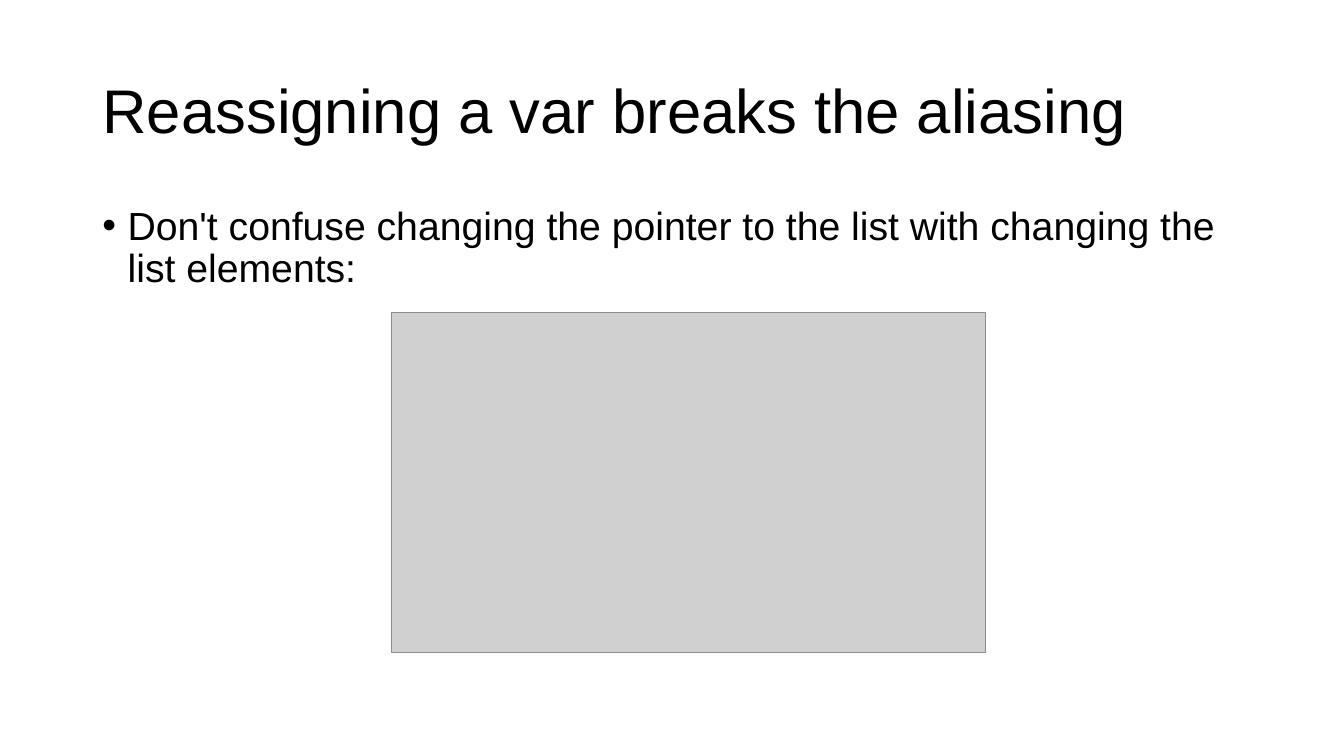
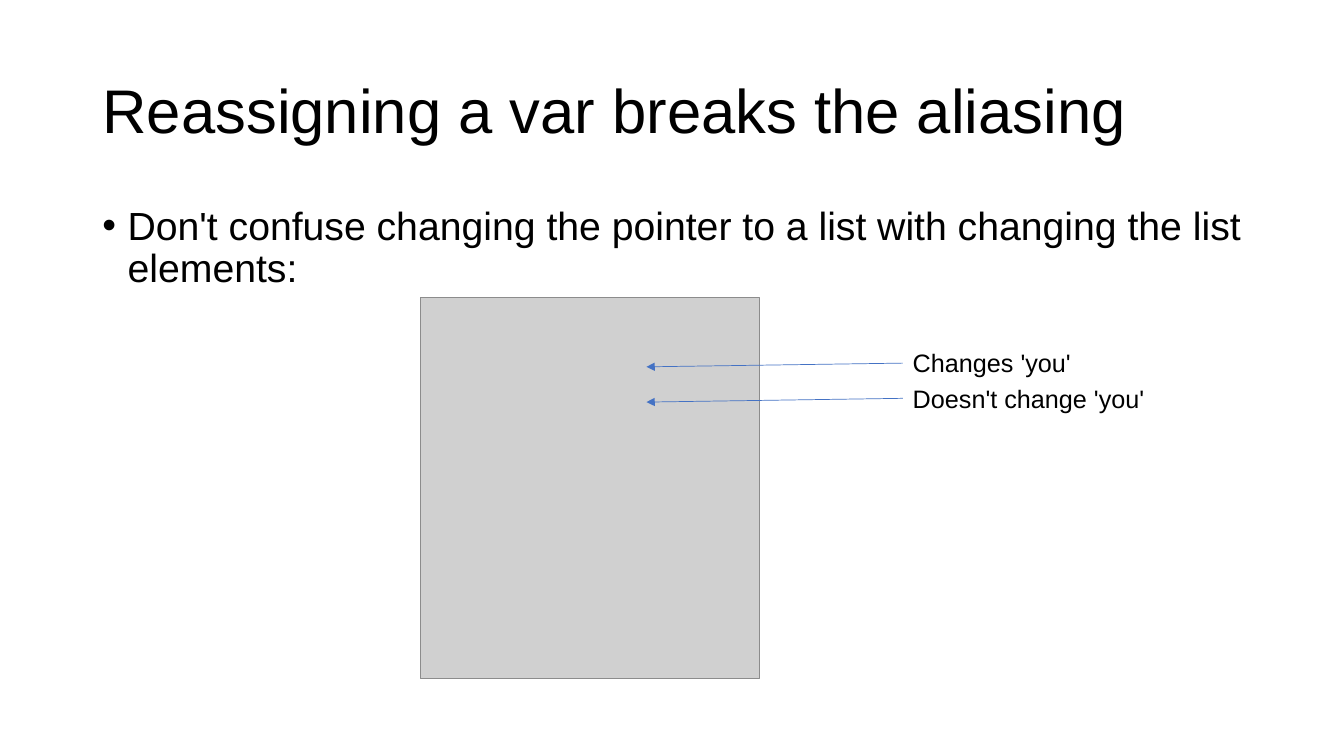
Before and after one commit to parrt/msds501, a slide deck: slide 7 of slides/aliasing.pptx. Drawn at 1344x756 pixels with LibreOffice and Linux fonts; fonts in the diff are those of the drawing; grey boxes stand for pictures; background and template pictures are left out. Boxes give left, top, right and bottom in pixels: in the first picture for what was removed or moved away, otherwise in the second. Text is boxed around its words. In the diff, an @@ line names an element or a change of style, - is before the commit and + after.

```diff
--- a/slides/aliasing.pptx
+++ b/slides/aliasing.pptx
@@ text at [128, 211, 1241, 283]: text changed @@
-• Don't confuse changing the pointer to the list with changing the list elements:
+• Don't confuse changing the pointer to a list with changing the list elements:
@@ picture: place and size @@
-picture at [392, 313, 986, 653]
+picture at [420, 298, 759, 680]
@@ text added at [913, 353, 1071, 378], 18 pt, text #000000 @@
+Changes 'you'
@@ arrow added from (903, 363) to (646, 367), #4472C4 0.5 pt @@
@@ text added at [913, 389, 1144, 413], 18 pt, text #000000 @@
+Doesn't change 'you'
@@ arrow added from (903, 398) to (646, 402), #4472C4 0.5 pt @@
```
Also in this commit, not shown: 1 other file.
